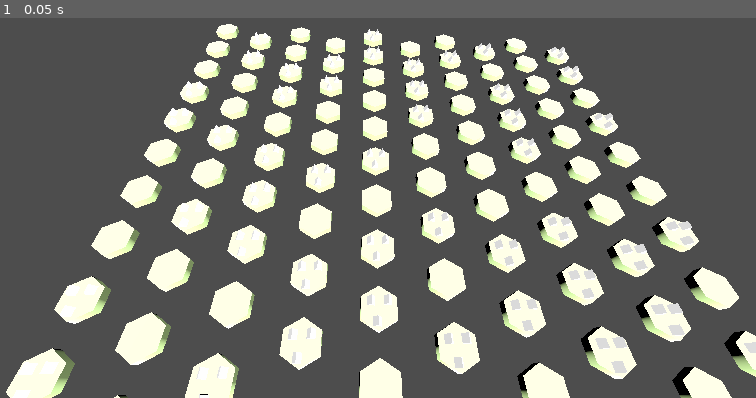
Above: before the commit, frame 1.
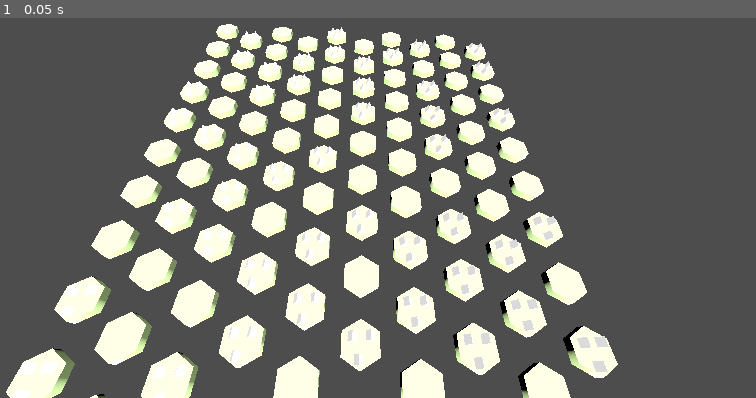
Above: after the commit, the same moment.

Repository: STORM-33/elemental-conquest
Game: Godot game, scene res://scenes/main.tscn
Same seed, same stepped clock (60 frames per second), same inputs: the game is played once before the commit and once after it.
Inputs:
- Up to frame 1 (0.05 s): no input

The runs differ from the first frame. In frame 1, 30% of the frame differs, in the area x 11-100%, y 2-100%.

Commit message:
Update main.gd

Diff:
--- a/scenes/main.gd
+++ b/scenes/main.gd
@@ -2,7 +2,7 @@
 
 const TILE_SCENE = preload("res://scenes/hex_tile.tscn")
 
-const X_OFFSET := 1.73
+const X_OFFSET := 1.732
 const Z_OFFSET := 1.5
 
 const BIOME_COLORS := [
@@ -14,19 +14,18 @@
 
 func _ready():
 	var map_size := Vector2i(10, 10)
-
 	for y in range(map_size.y):
 		for x in range(map_size.x):
 			var tile := TILE_SCENE.instantiate()
 			add_child(tile)
 
-			var pos_x := x * X_OFFSET
+			var pos_x := x * X_OFFSET * 0.75
 			var pos_z := y * Z_OFFSET
+
 			if x % 2 == 1:
 				pos_z += Z_OFFSET / 2
 
 			tile.position = Vector3(pos_x, 0, pos_z)
-
 			tile.grid_position = Vector2i(x, y)
 			tile.tile_type = "grass"
 
